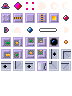
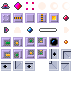
The second 72 × 96 image is a revision of the first. Changes to its layers:
painted on "Layer #1" over (x1=37, y1=61, x2=47, y2=71)
